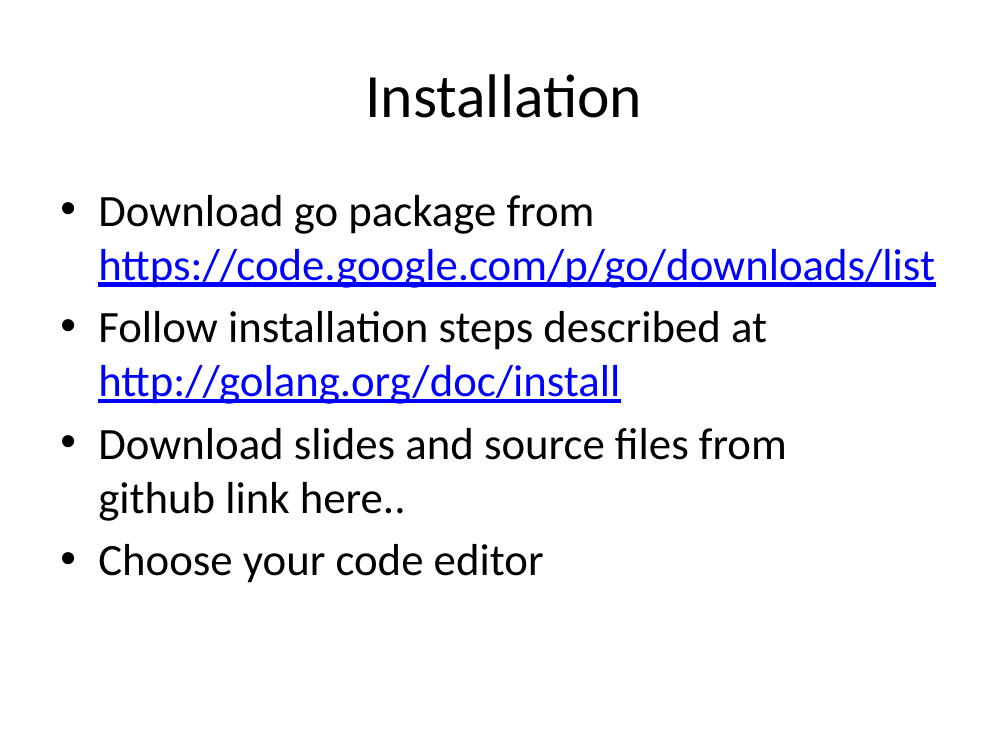
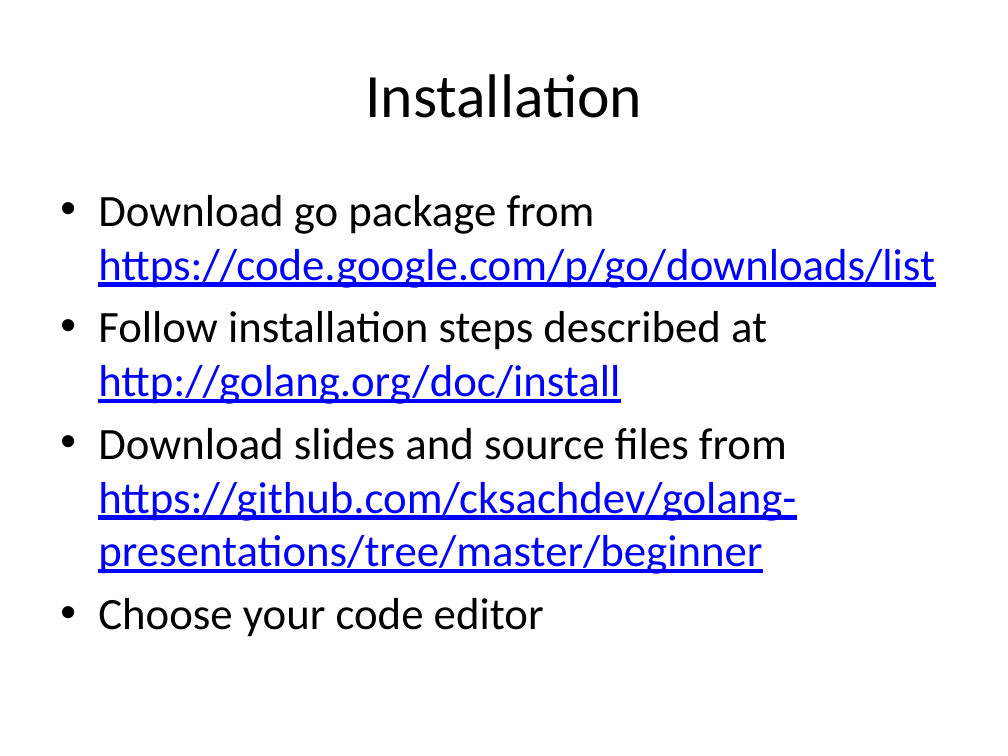
Before and after one commit to cksachdev/golang-presentations, a slide deck: slide 5 of beginner/Golang beginner workshop.pptx. Drawn at 1008x756 pixels with LibreOffice and Linux fonts; fonts in the diff are those of the drawing. Boxes give left, top, right and bottom in pixels: in the first picture for what was removed or moved away, otherwise in the second. Text is boxed around its words. In the diff, an @@ line names an element or a change of style, - is before the commit and + after.

Commit message:
Updated link to github url in the presentation

```diff
--- a/beginner/Golang beginner workshop.pptx
+++ b/beginner/Golang beginner workshop.pptx
@@ text at (x1=98, y1=428, x2=796, y2=574): text changed; text colour #000000 to #0000FF @@
-• Download slides and source files from
-  github link here..
+• Download slides and source files from
+  https://github.com/cksachdev/golang-presentations/tree/master/beginner
```
Also in this commit, not shown: 1 other file.
